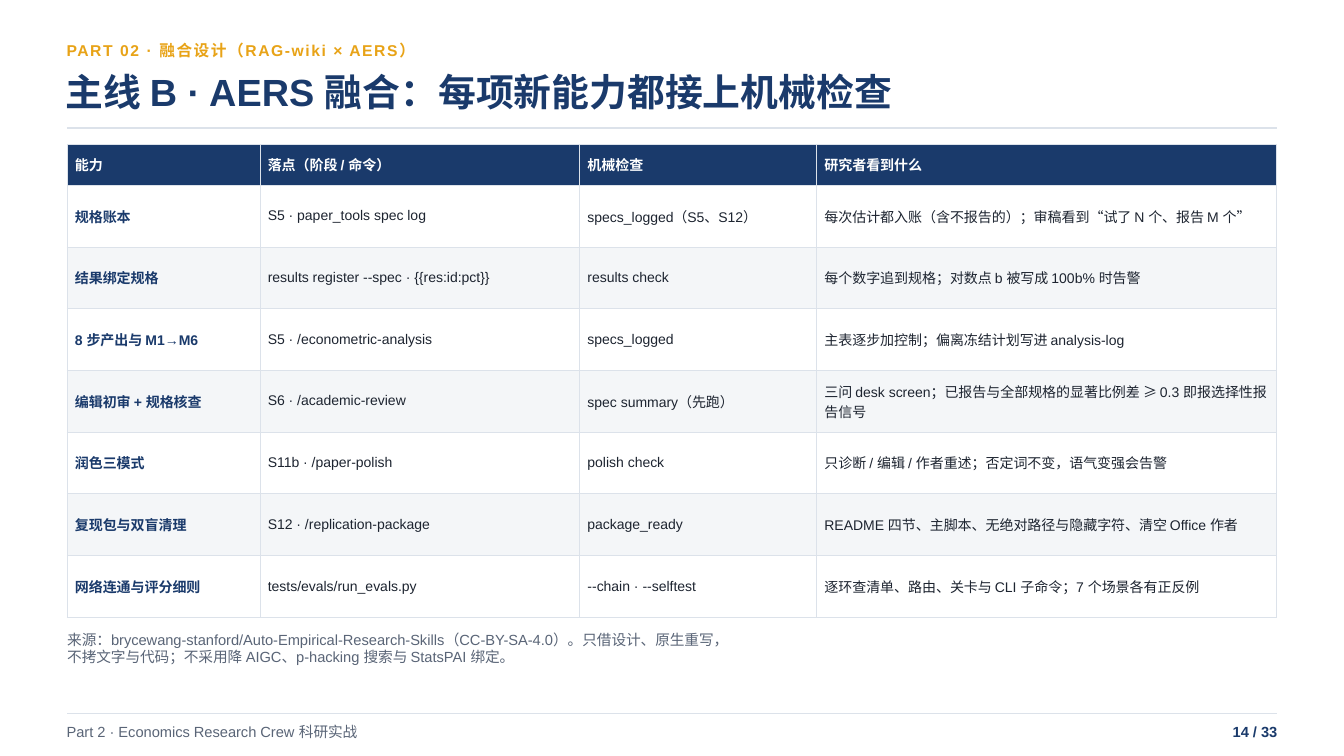
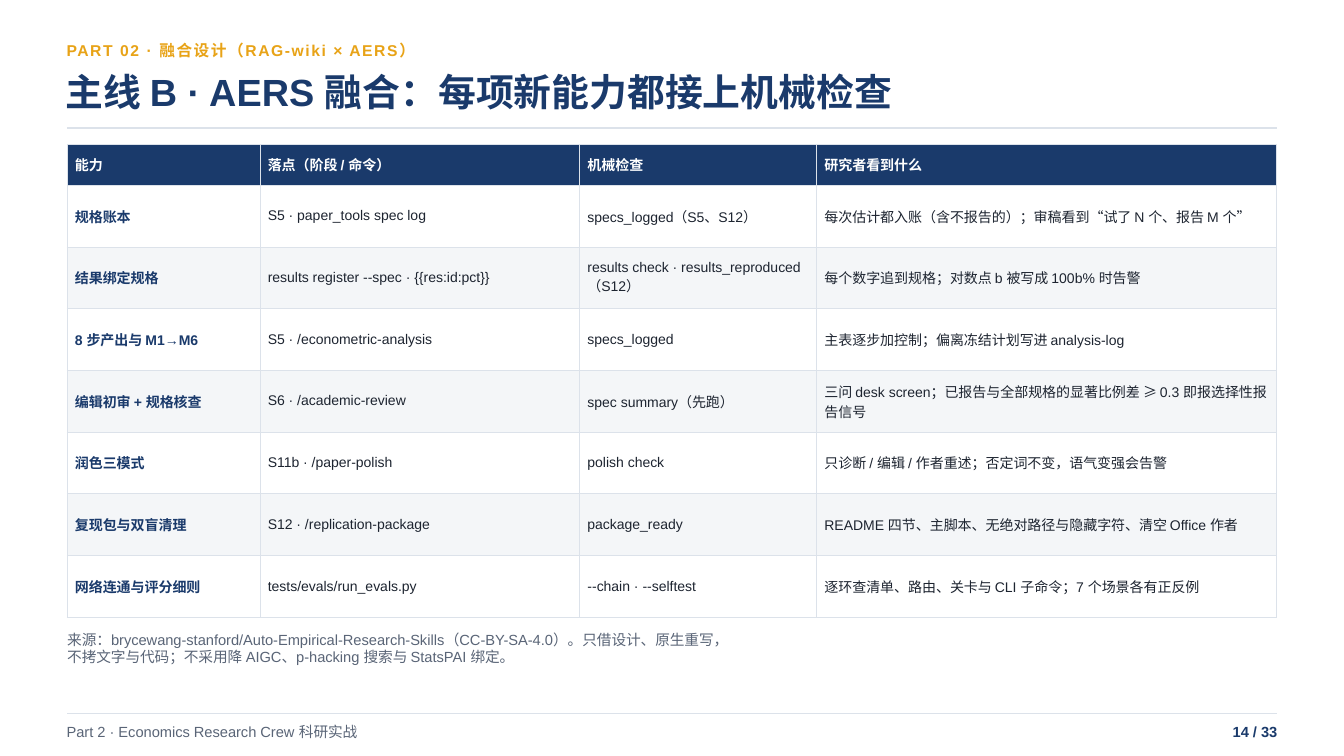
Before and after one commit to shjzzzz/Economics-Research-Crew, a slide deck: slide 14 of Claude_Code_基础与_Economics_Research_Crew_实战.pptx. Drawn at 1344x756 pixels with LibreOffice and Linux fonts; fonts in the diff are those of the drawing. Boxes give left, top, right and bottom in pixels: in the first picture for what was removed or moved away, otherwise in the second. Text is boxed around its words. In the diff, an @@ line names an element or a change of style, - is before the commit and + after.

```diff
--- a/Claude_Code_基础与_Economics_Research_Crew_实战.pptx
+++ b/Claude_Code_基础与_Economics_Research_Crew_实战.pptx
@@ table at (68,144,1276,617) @@
-row 3, column 3: results check
+row 3, column 3: results check · results_reproduced（S12）
```
Also in this commit, not shown: 4 other slides changed.
